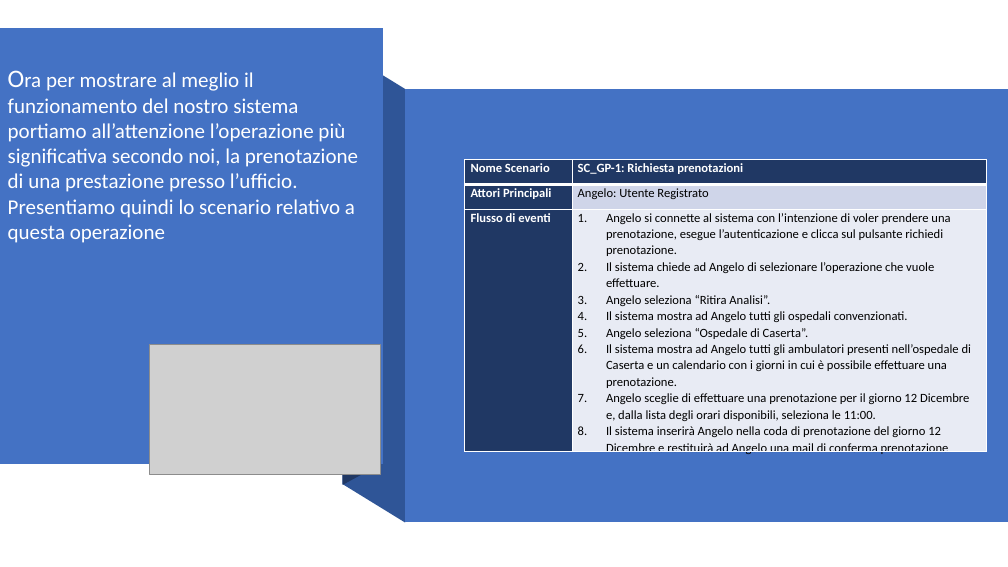
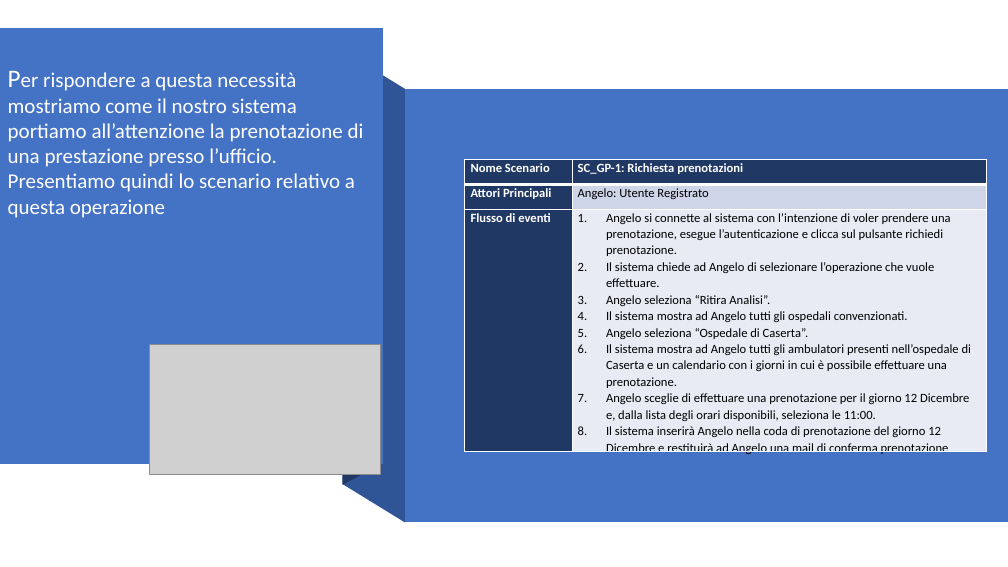
Before and after one commit to Givaa/MedQueue, a slide deck: slide 9 of This is my PP/Presentazione 06-12-2020.pptx (slide 8 before the commit). Drawn at 1008x567 pixels with LibreOffice and Linux fonts; fonts in the diff are those of the drawing; grey boxes stand for pictures. Boxes give left, top, right and bottom in pixels: in the first picture for what was removed or moved away, otherwise in the second. Text is boxed around its words. In the diff, an @@ line names an element or a change of style, - is before the commit and + after.

```diff
--- a/This is my PP/Presentazione 06-12-2020.pptx
+++ b/This is my PP/Presentazione 06-12-2020.pptx
@@ text at (x1=8, y1=72, x2=364, y2=167): text changed @@
-Ora per mostrare al meglio il funzionamento del nostro sistema portiamo all’attenzione l’operazione più significativa secondo noi, la prenotazione di una prestazione presso l’ufficio.
+Per rispondere a questa necessità mostriamo come il nostro sistema portiamo all’attenzione la prenotazione di una prestazione presso l’ufficio.
```
Also in this commit, not shown: 1 other slide changed, 1 slide added.
